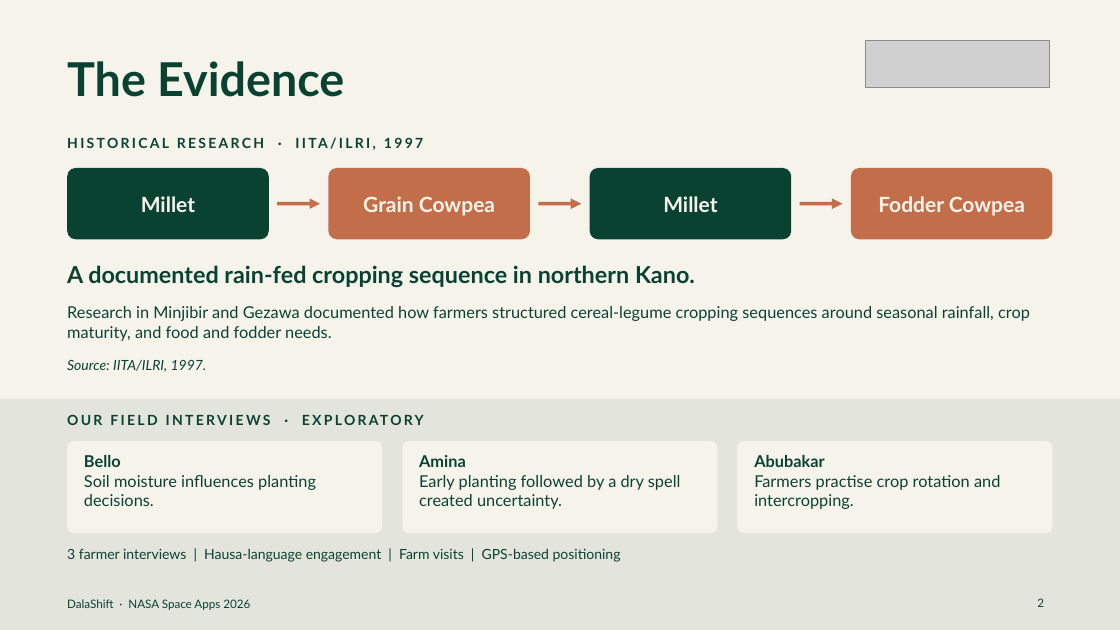
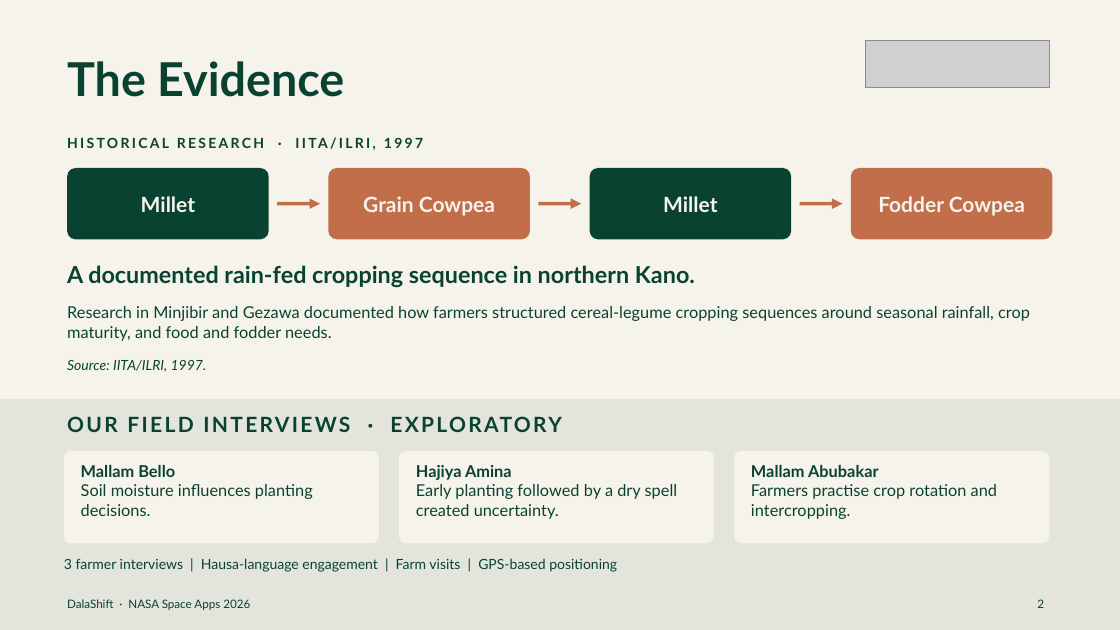
Before and after one commit to vip-ultr/dalashift, a slide deck: slide 2 of docs/hackathon/DalaShift_NASA_Space_Apps_2026.pptx. Drawn at 1120x630 pixels with LibreOffice and Linux fonts; fonts in the diff are those of the drawing; grey boxes stand for pictures. Boxes give left, top, right and bottom in pixels: in the first picture for what was removed or moved away, otherwise in the second. Text is boxed around its words. In the diff, an @@ line names an element or a change of style, - is before the commit and + after.

```diff
--- a/docs/hackathon/DalaShift_NASA_Space_Apps_2026.pptx
+++ b/docs/hackathon/DalaShift_NASA_Space_Apps_2026.pptx
@@ text "OUR FIELD INTERVIEWS · EXPLORATORY" at [67, 412, 739, 437]: size 12 to 18 pt @@
@@ text at [81, 465, 175, 477]: text changed @@
-Bello
+Mallam Bello
@@ 4 texts, 3 rounded rectangles: place and size @@
-4 texts, 3 rounded rectangles at [67, 441, 1053, 562]
+4 texts, 3 rounded rectangles at [64, 451, 1049, 572]
@@ text at [416, 465, 512, 480]: text changed @@
-Amina
+Hajiya Amina
@@ text at [751, 465, 879, 477]: text changed @@
-Abubakar
+Mallam Abubakar
```
Also in this commit, not shown: 4 other slides changed, 2 slides added, 2 slides removed, 5 other files.
